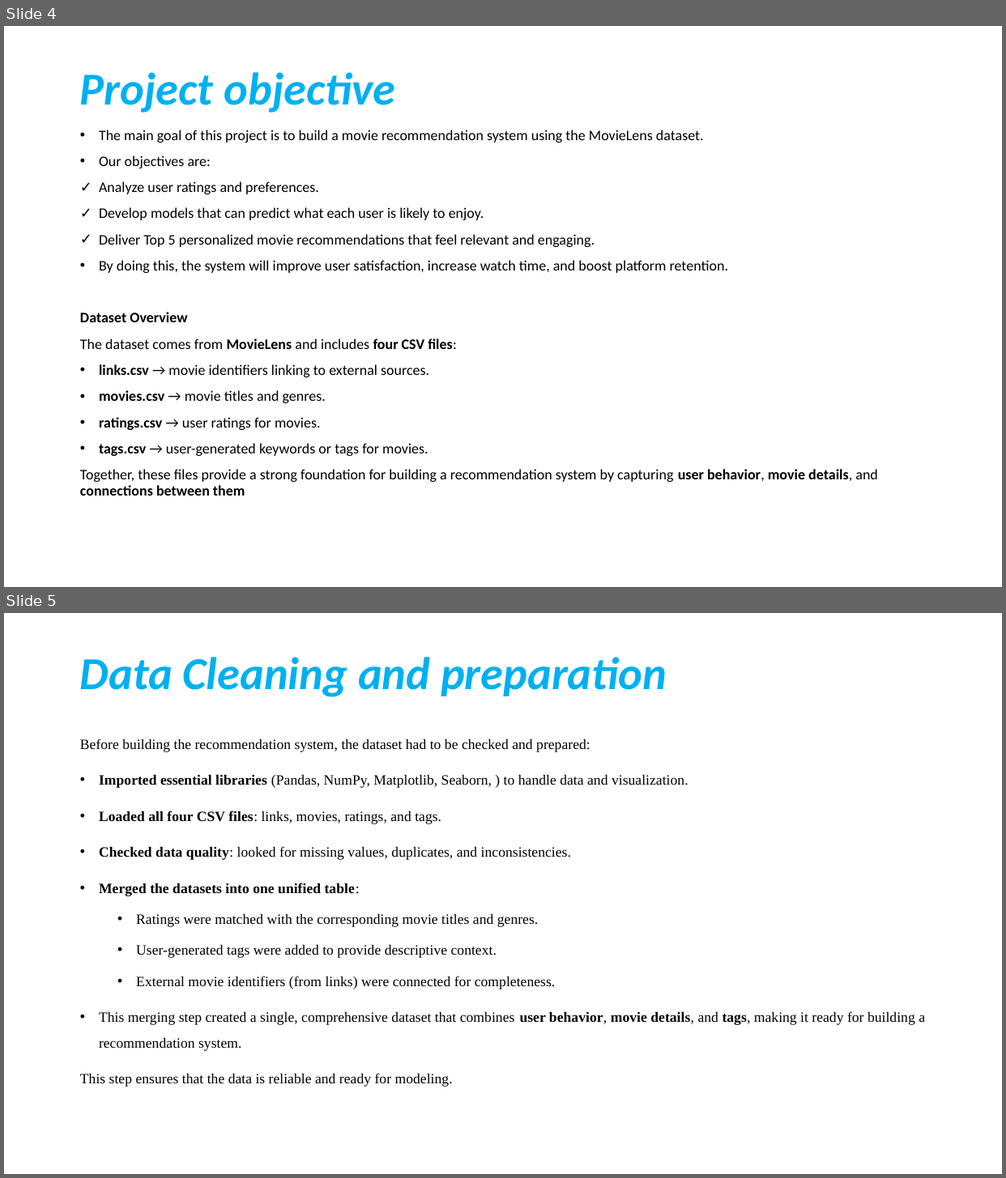
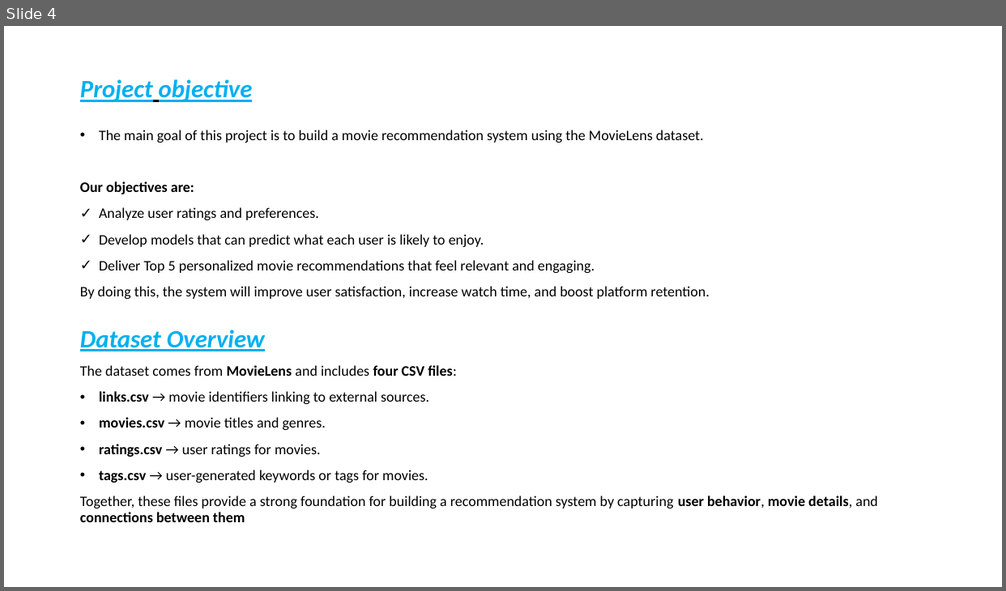
Before and after one commit to H-Rumenya/Group_2_P4_Project, a slide deck: Non-Technical Presentation.pptx. Shown one above the other, each under a label of ours: slides 4 and 5 before the commit, slide 4 after it. The pictures are 1006x1178 and 1006x591 pixels, drawn with LibreOffice and Linux fonts; fonts in the diff are those of the drawing. Boxes give left, top, right and bottom in pixels: in the first picture for what was removed or moved away, otherwise in the second. Text is boxed around its words. In the diff, an @@ line names an element or a change of style, - is before the commit and + after.

```diff
--- a/Non-Technical Presentation.pptx
+++ b/Non-Technical Presentation.pptx
@@ slide 5 removed at (4, 613, 1002, 1174), background #FFFFFF @@
@@ title removed at (80, 657, 667, 697) @@
-Data Cleaning and preparation
@@ text removed at (80, 739, 925, 1087) @@
-Before building the recommendation system, the dataset had to be checked and prepared:
-• Imported essential libraries (Pandas, NumPy, Matplotlib, Seaborn, ) to handle data and visualization.
-• Loaded all four CSV files: links, movies, ratings, and tags.
-• Checked data quality: looked for missing values, duplicates, and inconsistencies.
-• Merged the datasets into one unified table:
-  • Ratings were matched with the corresponding movie titles and genres.
-  • User-generated tags were added to provide descriptive context.
-  • External movie identifiers (from links) were connected for completeness.
-• This merging step created a single, comprehensive dataset that combines user behavior, movie details, and tags, making it ready for building a recommendation system.
-This step ensures that the data is reliable and ready for modeling.
@@ slide 4 changed as well @@
@@ title "Project objective" at (80, 79, 253, 102): size 44 to 24 pt, underline on @@
@@ text at (80, 182, 709, 352): bold on in "Our objectives are:"; size 14 to 24 pt, text colour #000000 to #00B0F0, italic on, underline on in "Dataset Overview"; bullet • to none; less space between paragraphs @@
```
Also in this commit, not shown: 3 other slides changed, 3 slides added.
